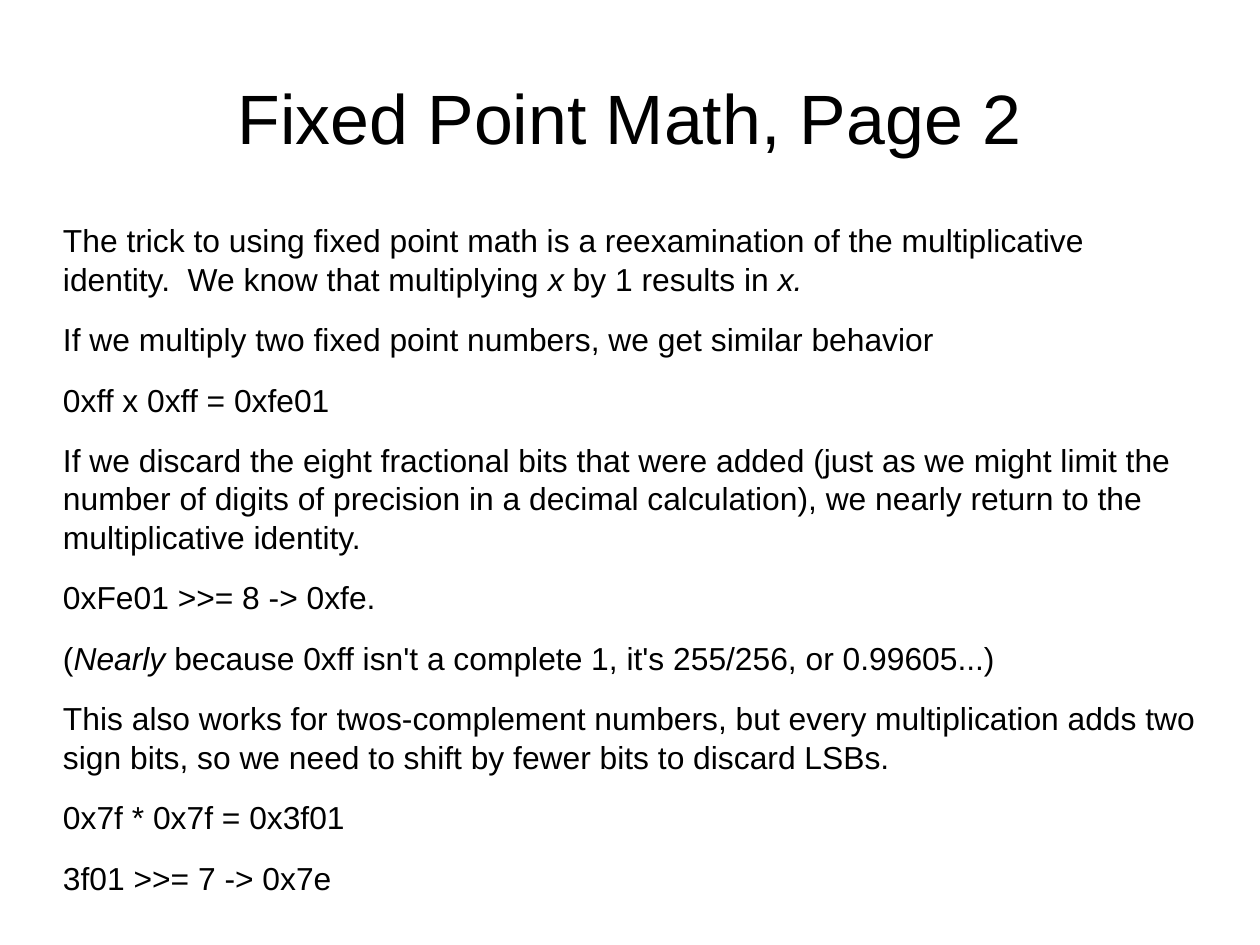
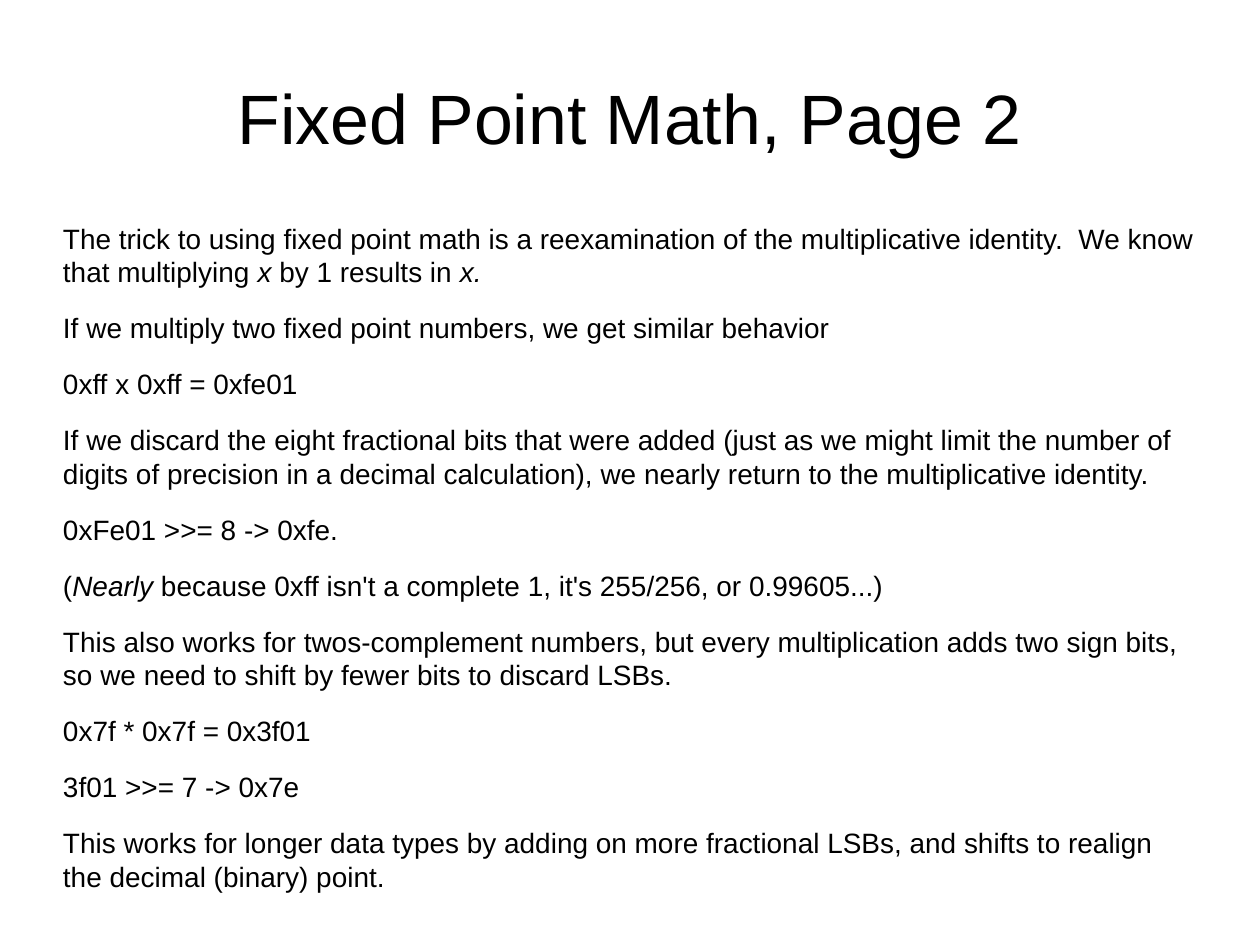
Before and after one commit to Jacquot-SFE/Teensy-synth-platform, a slide deck: slide 21 of presentation/slides/teensy-synthesis.odp (slide 20 before the commit). Drawn at 1260x945 pixels with LibreOffice and Linux fonts; fonts in the diff are those of the drawing. Boxes give left, top, right and bottom in pixels: in the first picture for what was removed or moved away, otherwise in the second. Text is boxed around its words. In the diff, an @@ line names an element or a change of style, - is before the commit and + after.

```diff
--- a/presentation/slides/teensy-synthesis.odp
+++ b/presentation/slides/teensy-synthesis.odp
@@ text at (63, 228, 1193, 798): size 20 to 17.6 pt in "The trick to using fixed point math ...", "If we multiply two fixed point numbers, ...", "0xff x 0xff = 0xfe01", "If we discard the eight fractional bits ..." and 5 more places @@
@@ text at (63, 832, 1152, 892): paragraph added @@
+This works for longer data types by adding on more fractional LSBs, and shifts to realign the decimal (binary) point.
```
Also in this commit, not shown: 4 other slides changed, 2 slides added.
